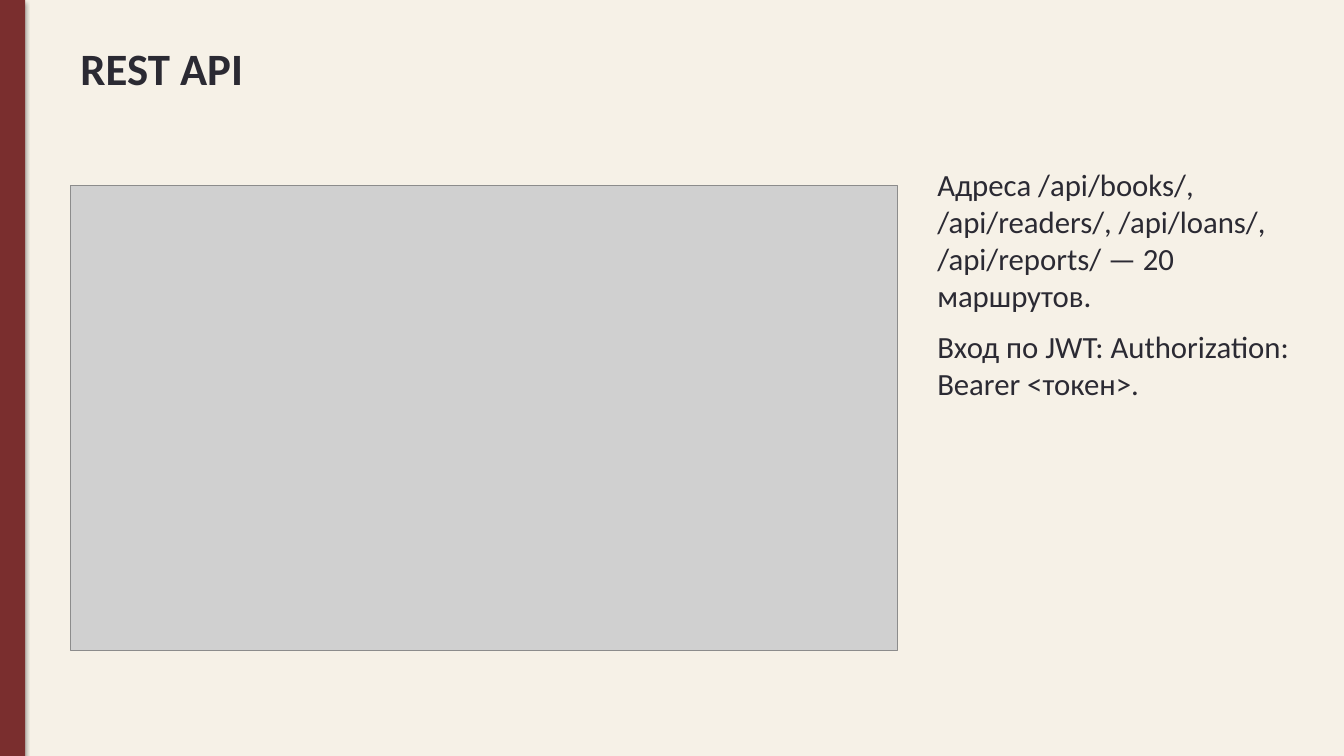
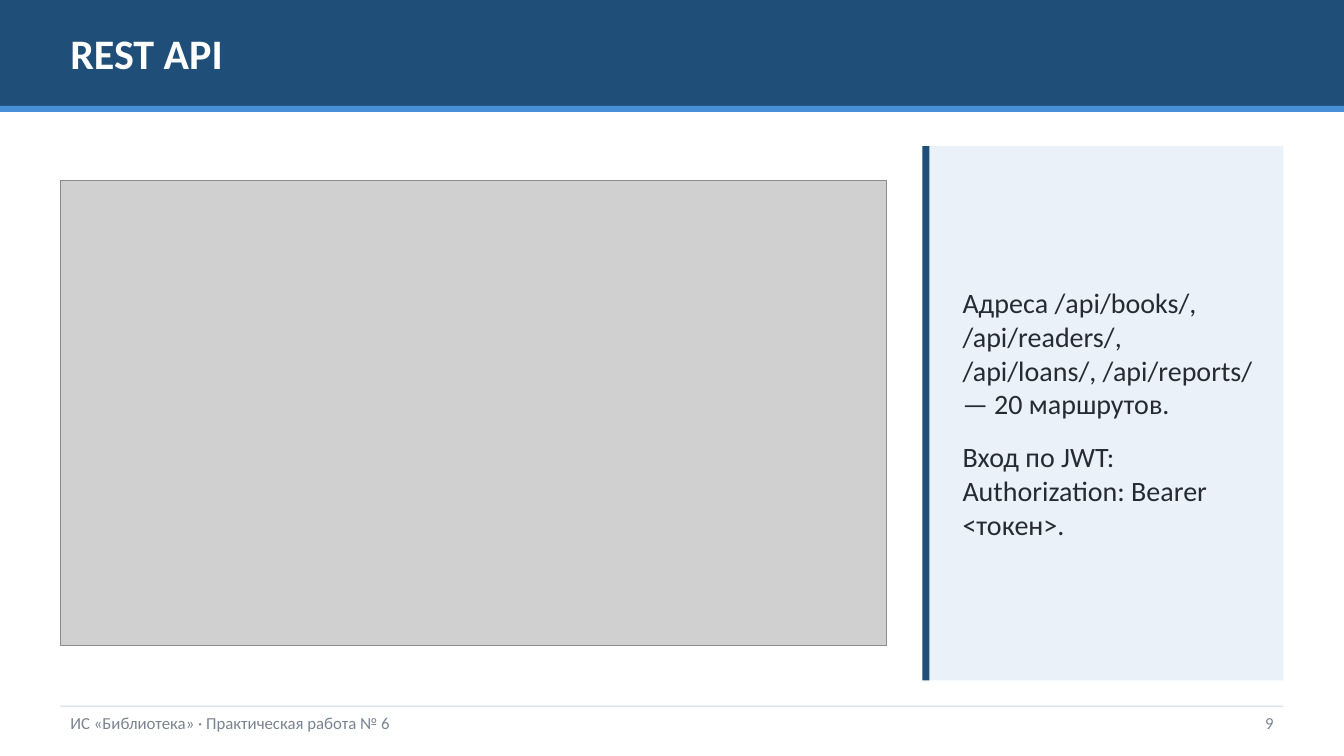
Before and after one commit to aaa111ws/MDK04.01-, a slide deck: slide 9 of pr6/Презентация.pptx. Drawn at 1344x756 pixels with LibreOffice and Linux fonts; fonts in the diff are those of the drawing; grey boxes stand for pictures. Boxes give left, top, right and bottom in pixels: in the first picture for what was removed or moved away, otherwise in the second. Text is boxed around its words. In the diff, an @@ line names an element or a change of style, - is before the commit and + after.

```diff
--- a/pr6/Презентация.pptx
+++ b/pr6/Презентация.pptx
@@ background #F6F1E7 to #FFFFFF @@
@@ rectangle removed at (0, 0, 25, 756) @@
@@ rectangle added at (0, 0, 1344, 106), fill #1F4E79 @@
@@ text "REST API": place and size @@
-text "REST API" at (80, 55, 243, 86)
+text "REST API" at (70, 41, 223, 70)
@@ text "REST API" at (70, 41, 223, 70): size 32 to 30 pt, text colour #2B2A33 to #FFFFFF; more space between paragraphs; vertical alignment top to middle @@
@@ rectangle added at (0, 106, 1344, 112), fill #4A90D9 @@
@@ rectangle added at (923, 146, 1284, 681), fill #EAF1F8 @@
@@ rectangle added at (923, 146, 930, 681), fill #1F4E79 @@
@@ text "Адреса /api/books/, /api/readers/, /api/loans/, /api/reports ...": place and size @@
-text "Адреса /api/books/, /api/readers/, /api/loans/, /api/reports ..." at (937, 174, 1289, 396)
+text "Адреса /api/books/, /api/readers/, /api/loans/, /api/reports ..." at (963, 293, 1253, 535)
@@ text "Адреса /api/books/, /api/readers/, /api/loans/, /api/reports ..." at (963, 293, 1253, 535): size 22 to 20 pt, text colour #2B2A33 to #262B33; more space between paragraphs; vertical alignment top to middle @@
@@ picture: place and size @@
-picture at (71, 186, 897, 650)
+picture at (60, 180, 887, 645)
@@ rectangle added at (60, 706, 1284, 707), fill #D0D7E0 @@
@@ text added at (70, 717, 389, 732), 12 pt, text #7A8490 @@
+ИС «Библиотека» · Практическая работа № 6
@@ text added at (1265, 718, 1273, 729), 12 pt, text #7A8490 @@
+9
```
Also in this commit, not shown: 11 other slides changed.
